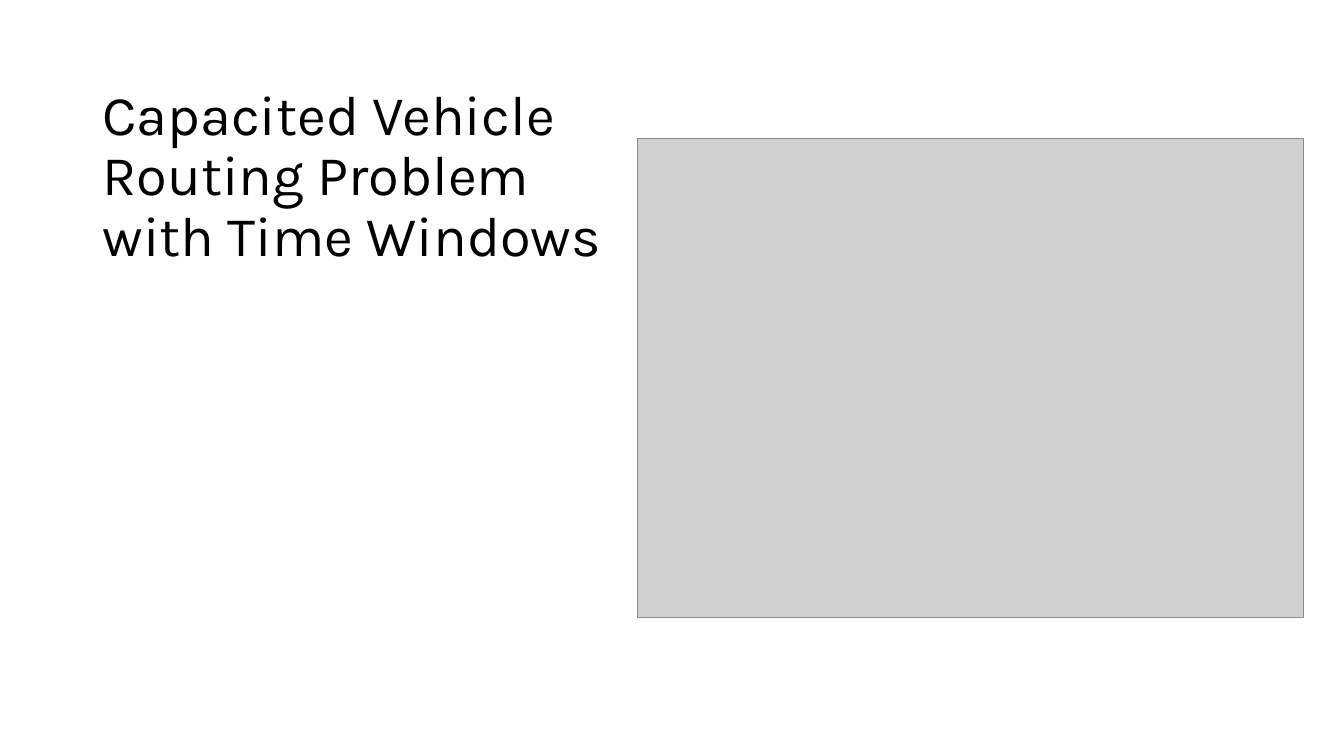
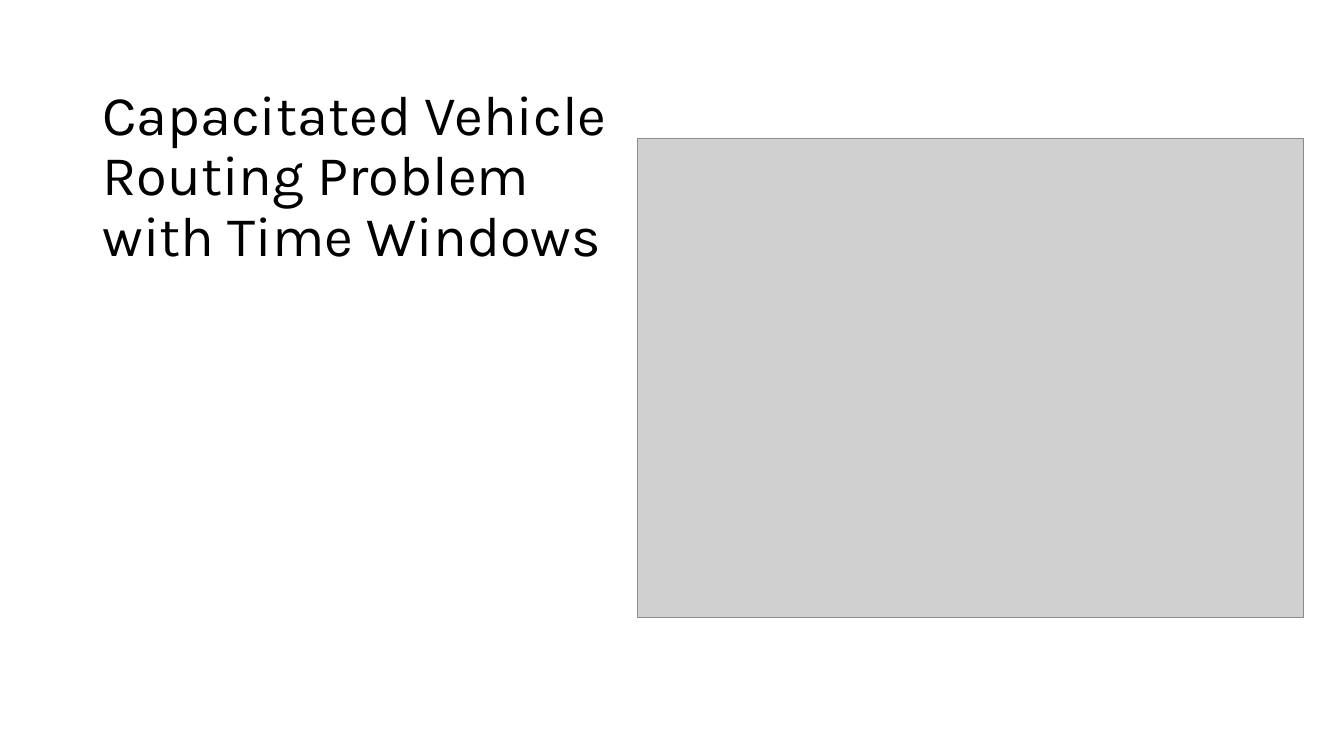
Before and after one commit to FabioGiordana/DIDP-On-Routing-Problems, a slide deck: slide 1 of cvrptw/CVRP-TW.pptx. Drawn at 1344x756 pixels with LibreOffice and Linux fonts; fonts in the diff are those of the drawing; grey boxes stand for pictures. Boxes give left, top, right and bottom in pixels: in the first picture for what was removed or moved away, otherwise in the second. Text is boxed around its words. In the diff, an @@ line names an element or a change of style, - is before the commit and + after.

```diff
--- a/cvrptw/CVRP-TW.pptx
+++ b/cvrptw/CVRP-TW.pptx
@@ title at [102, 96, 607, 257]: text changed @@
-Capacited Vehicle Routing Problem with Time Windows
+Capacitated Vehicle Routing Problem with Time Windows
```
Also in this commit, not shown: 6 other slides changed, 1 other file.
